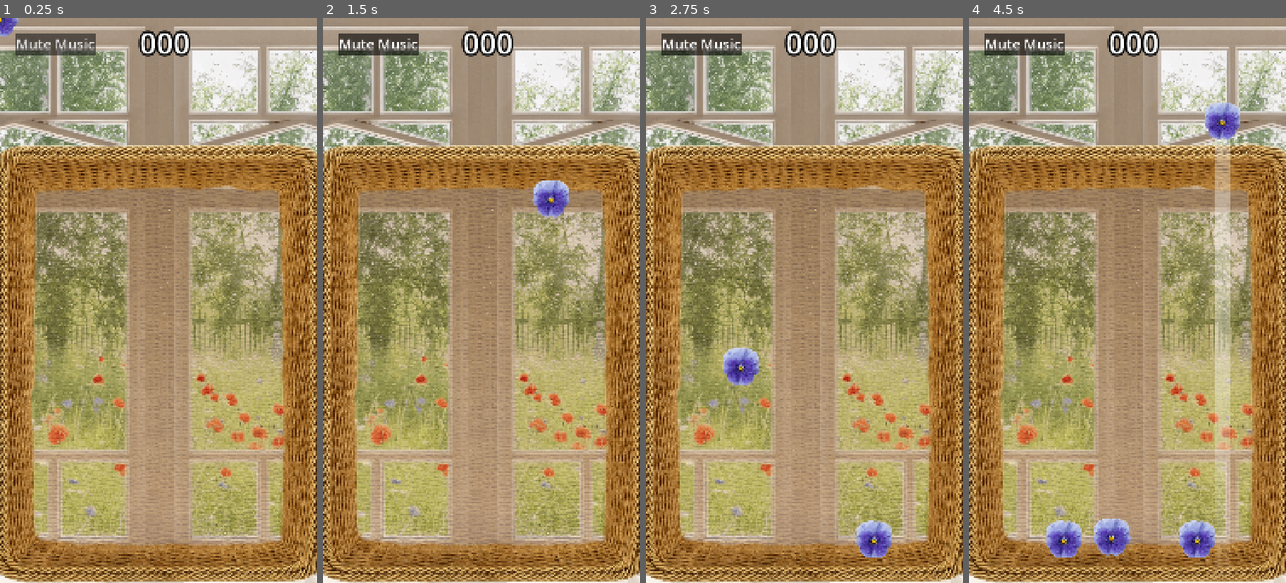
Above: before the commit, frames 1-4 (left to right).
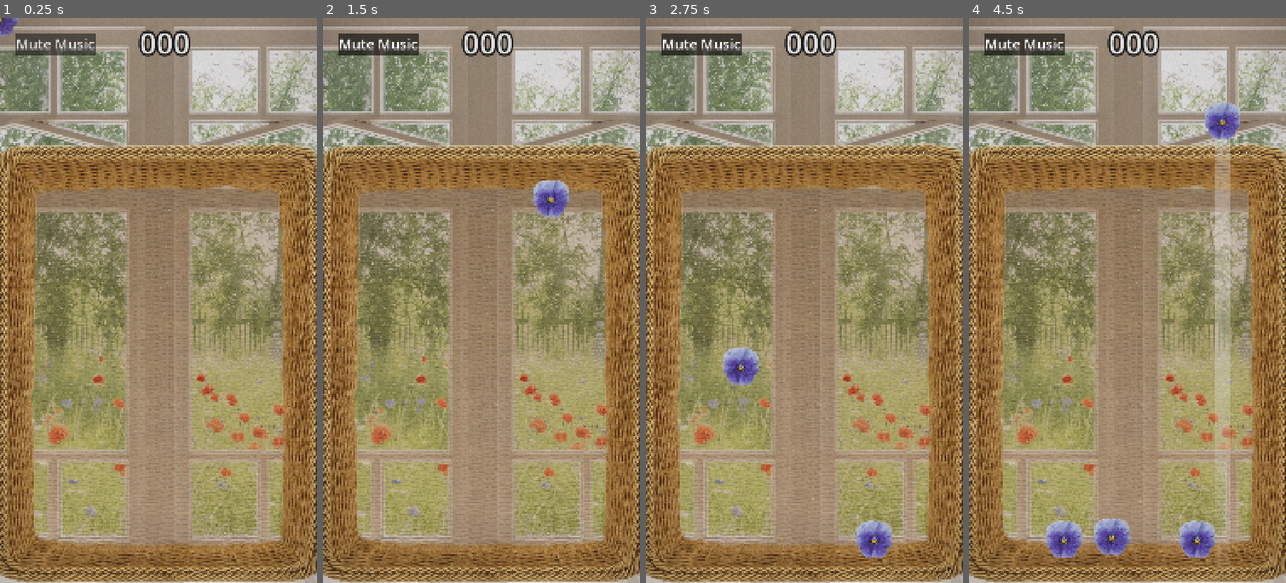
Above: after the commit, the same moments.

Repository: justkuzan/SuikaGame
Game: Godot game, scene res://Core/Level/Level.tscn
The game is run twice, just before and just after one commit, with the same random seed, the same clock (stepped at 60 frames per second) and the same inputs.
Inputs (mouse positions are in pixels of both pictures, inside the frame that each line leads up to):
- Up to frame 1 (0.25 s): no input
- Up to frame 2 (1.5 s): tap Enter at 0.5 s; move the mouse to (551, 272) at 0.52 s; press the mouse at (551, 272) at 0.53 s; release the mouse at (551, 272) at 1.25 s; click "Mute Music" at 1.25 s
- Up to frame 3 (2.75 s): move the mouse to (741, 328) at 2.02 s; click (741, 328) at 2.1 s
- Up to frame 4 (4.5 s): move the mouse to (1159, 176) at 2.77 s; press the mouse at (1159, 176) at 2.78 s; move the mouse to (1111, 413) at 3.52 s; release the mouse at (1111, 413) at 3.53 s; click (1111, 413) at 3.6 s; move the mouse to (1222, 385) at 4.27 s; press the mouse at (1222, 385) at 4.28 s

The runs differ from the first frame. In frame 1, 8.7% of the frame differs, in the area x 0-100%, y 0-100%; in frame 2, 8.9%; in frame 3, 9.1%; in frame 4, 9.8%.

Commit message:
refactroing and added some effects bor background

Diff:
--- a/Core/Level/Level.tscn
+++ b/Core/Level/Level.tscn
@@ -6,7 +6,7 @@
 [ext_resource type="PackedScene" uid="uid://bgaevyvwgoirs" path="res://Core/Spawner/Spawner.tscn" id="4_xvumq"]
 [ext_resource type="PackedScene" uid="uid://donyt0ner6305" path="res://Core/VisualEffects/VisualEffects.tscn" id="6_522nl"]
 [ext_resource type="PackedScene" uid="uid://bkjnqum5em45w" path="res://Core/SpawnController/SpawnController.tscn" id="7_8t823"]
-[ext_resource type="PackedScene" uid="uid://b5lemwi1ji8b1" path="res://Core/MergeHandler/MergeHandler.tscn" id="7_13dte"]
+[ext_resource type="PackedScene" uid="uid://b5lemwi1ji8b1" path="res://Core/MergeController/MergeController.tscn" id="7_13dte"]
 [ext_resource type="PackedScene" uid="uid://wt22gdfc845k" path="res://UI/InGameUI.tscn" id="8_8t823"]
 [ext_resource type="PackedScene" uid="uid://cs8lsl3mrpaaa" path="res://Core/ScoreManager/ScoreManager.tscn" id="9_4pbvs"]
 
@@ -14,7 +14,6 @@
 script = ExtResource("1_5iy7f")
 
 [node name="VisualEffects" parent="." unique_id=1849028498 instance=ExtResource("6_522nl")]
-visible = false
 
 [node name="Camera2D" type="Camera2D" parent="." unique_id=1360190577]
 position = Vector2(540, 960)
--- a/Core/MergeHandler/MergeHandler.gd
+++ b/Core/MergeController/MergeController.gd
@@ -1,5 +1,5 @@
 extends Node2D
-class_name MergeHandler
+class_name MergeController
 
 const FLOWER = preload("uid://daiia8h0goc0c")
 const MERGE_EFFECTS = preload("uid://dvk3rdpl0y03s")
@@ -12,34 +12,33 @@
 	SignalBus.on_flower_collide.connect(on_flower_collide)
 
 
-func on_flower_collide(position: Vector2, data: FlowerData, flower_a: RigidBody2D, flower_b: RigidBody2D) -> void:
+func on_flower_collide(pos: Vector2, data: FlowerData, flower_a: RigidBody2D, flower_b: RigidBody2D) -> void:
 	if flower_a.is_queued_for_deletion() or flower_b.is_queued_for_deletion():
 		return
 
 	flower_a.queue_free()
 	flower_b.queue_free()
 
-	handle_merge_logic.call_deferred(position, data)
+	handle_merge_logic.call_deferred(pos, data)
 
 
-func handle_merge_logic(position: Vector2, data: FlowerData) -> void:
+func handle_merge_logic(pos: Vector2, data: FlowerData) -> void:
 	var merge_effects = MERGE_EFFECTS.instantiate() as MergeEffects
 	add_child(merge_effects)
-	merge_effects.global_position = position
+	merge_effects.global_position = pos
 
 	if data.next_level != null:
 
 		var new_flower = FLOWER.instantiate() as Flower
 		new_flower.flower_data = data.next_level
 
-		new_flower.global_position = position
+		new_flower.global_position = pos
 		flowers_container.add_child(new_flower)
 
 		AudioManager.play("merge")
 		new_flower.freeze = false
 		new_flower.linear_velocity = Vector2(0, -1000)
 		new_flower.angular_velocity = SPIN_DIRECTION.pick_random()
-		#new_flower.apply_torque_impulse(SPIN_DIRECTION.pick_random())
 
 		merge_effects.setup(data)
 
--- /dev/null
+++ b/Core/MergeController/MergeController.tscn
@@ -0,0 +1,6 @@
+[gd_scene format=3 uid="uid://b5lemwi1ji8b1"]
+
+[ext_resource type="Script" uid="uid://diddvjifuu7vn" path="res://Core/MergeController/MergeController.gd" id="1_g8qax"]
+
+[node name="MergeController" type="Node2D" unique_id=731583569]
+script = ExtResource("1_g8qax")
--- a/Core/MergeHandler/MergeHandler.tscn
+++ /dev/null
@@ -1,6 +0,0 @@
-[gd_scene format=3 uid="uid://b5lemwi1ji8b1"]
-
-[ext_resource type="Script" uid="uid://diddvjifuu7vn" path="res://Core/MergeHandler/MergeHandler.gd" id="1_g8qax"]
-
-[node name="MergeHandler" type="Node2D" unique_id=731583569]
-script = ExtResource("1_g8qax")
--- a/Core/ScoreManager/ScoreManager.gd
+++ b/Core/ScoreManager/ScoreManager.gd
@@ -11,7 +11,7 @@
 	SignalBus.on_flower_collide.connect(on_flower_collide)
 
 
-func on_flower_collide(position: Vector2, data: FlowerData, flower_a: RigidBody2D, flower_b: RigidBody2D) -> void:
+func on_flower_collide(_position: Vector2, _data: FlowerData, _flower_a: RigidBody2D, _flower_b: RigidBody2D) -> void:
 	total_score += 1
 	score_label.text = "%03d" % total_score
 	score_animation()
--- a/Core/SpawnController/SpawnController.gd
+++ b/Core/SpawnController/SpawnController.gd
@@ -19,11 +19,11 @@
 func set_new_flower_in_spawner():
 	#var spawn_selection = flower_pool[9]
 
-	var spawn_selection = spawn_selection()
+	var spawn_selection = spawn_selection_flower()
 	spawner.apply_flower_data(spawn_selection)
 
 
-func spawn_selection() -> FlowerData:
+func spawn_selection_flower() -> FlowerData:
 	total_drops += 1
 	var label_total_drops = total_drops - 1
 	label.text = "%03d" % label_total_drops
@@ -39,21 +39,19 @@
 	else:
 		return spawn_drop_rate_calculation()
 
-	return null
-
 
 func spawn_drop_rate_calculation() -> FlowerData:
 	var total_rate: float = 0.0
 
-	for i in flower_pool:
-		total_rate += i.drop_rate
+	for flower in flower_pool:
+		total_rate += flower.drop_rate
 
 	var roll: float = randf_range(0.0, total_rate)
 
-	for i in flower_pool:
-		roll -= i.drop_rate
+	for flower in flower_pool:
+		roll -= flower.drop_rate
 
 		if roll <= 0:
-			return i
+			return flower
 
-	return null
+	return flower_pool[0]
--- a/Core/Spawner/Spawner.gd
+++ b/Core/Spawner/Spawner.gd
@@ -64,9 +64,11 @@
 func spawn_flower() -> void:
 	if !flower:
 		var new_flower = FLOWER.instantiate() as Flower
+
 		new_flower.flower_data = next_flower_data
 		new_flower.position = Vector2.ZERO
 		new_flower.set_collision_mask_value(1, false)
+
 		add_child(new_flower)
 		flower = new_flower
 
--- a/Core/VisualEffects/VisualEffects.tscn
+++ b/Core/VisualEffects/VisualEffects.tscn
@@ -1,18 +1,44 @@
 [gd_scene format=3 uid="uid://donyt0ner6305"]
 
+[ext_resource type="Texture2D" uid="uid://ben0qmwure1bo" path="res://Assets/Sprites/Backgrounds/enhanced_window.png" id="1_ndacq"]
+[ext_resource type="Texture2D" uid="uid://cyk77wl2lencl" path="res://Assets/Sprites/GeneralEffects/Noise.png" id="2_ss586"]
+
 [sub_resource type="Gradient" id="Gradient_ltjle"]
-offsets = PackedFloat32Array(0.5904059, 1)
-colors = PackedColorArray(0, 0, 0, 0, 0, 0, 0, 0.1)
+offsets = PackedFloat32Array(0.7929515, 1)
+colors = PackedColorArray(0.12315822, 0.06100855, 0, 0, 0.125, 0.057724483, 0, 1)
 
 [sub_resource type="GradientTexture2D" id="GradientTexture2D_ndacq"]
 gradient = SubResource("Gradient_ltjle")
 fill = 1
 fill_from = Vector2(0.5, 0.5)
-fill_to = Vector2(0.5, 0)
 
-[node name="VisualEffects" type="Node2D" unique_id=576478715]
+[sub_resource type="CanvasItemMaterial" id="CanvasItemMaterial_ss586"]
+blend_mode = 1
+
+[sub_resource type="Gradient" id="Gradient_0p565"]
+colors = PackedColorArray(1, 0.9255881, 0.6326547, 0.22200002, 1, 1, 1, 0)
+
+[sub_resource type="GradientTexture2D" id="GradientTexture2D_yu3bc"]
+gradient = SubResource("Gradient_0p565")
+fill = 1
+fill_from = Vector2(0.5, 0.5)
+fill_to = Vector2(0.6666667, 0.4017094)
+
+[sub_resource type="Gradient" id="Gradient_ndacq"]
+offsets = PackedFloat32Array(0, 0.19730942, 0.7040359, 1)
+colors = PackedColorArray(1, 1, 1, 0, 1, 1, 1, 1, 1, 1, 1, 1, 1, 1, 1, 0)
+
+[node name="CanvasLayer" type="CanvasLayer" unique_id=200281979]
+
+[node name="Background" type="Sprite2D" parent="." unique_id=1059084224]
+visible = false
+position = Vector2(540, 1043)
+scale = Vector2(1.995, 1.995)
+texture = ExtResource("1_ndacq")
+offset = Vector2(0.025, 0)
 
 [node name="Gradient" type="TextureRect" parent="." unique_id=1340849953]
+modulate = Color(1, 1, 1, 0.17500001)
 z_index = 100
 anchors_preset = 15
 anchor_right = 1.0
@@ -21,3 +47,32 @@
 grow_vertical = 2
 mouse_filter = 2
 texture = SubResource("GradientTexture2D_ndacq")
+
+[node name="CPUParticles2D" type="CPUParticles2D" parent="." unique_id=111763049]
+material = SubResource("CanvasItemMaterial_ss586")
+position = Vector2(550, 1060)
+amount = 200
+texture = SubResource("GradientTexture2D_yu3bc")
+lifetime = 20.0
+emission_shape = 3
+emission_rect_extents = Vector2(1920, 1080)
+direction = Vector2(0, 0)
+gravity = Vector2(0, 0)
+initial_velocity_min = 5.0
+initial_velocity_max = 10.0
+scale_amount_min = 0.4
+color_ramp = SubResource("Gradient_ndacq")
+
+[node name="Grain" type="TextureRect" parent="." unique_id=2124704608]
+modulate = Color(0.7578125, 0.7329468, 0.7045288, 1)
+z_index = 100
+custom_minimum_size = Vector2(8.18, 0)
+anchors_preset = 15
+anchor_right = 1.0
+anchor_bottom = 1.0
+grow_horizontal = 2
+grow_vertical = 2
+mouse_filter = 2
+texture = ExtResource("2_ss586")
+expand_mode = 1
+stretch_mode = 1
--- a/project.godot
+++ b/project.godot
@@ -25,6 +25,7 @@
 
 [debug]
 
+gdscript/warnings/unused_signal=0
 shapes/avoidance/3d/obstacles_static_face_pushin_color=Color(0.95281494, 0, 0.5526029, 0.5)
 shapes/avoidance/2d/obstacles_static_face_pushin_color=Color(0.95281494, 0, 0.5526029, 0.5)
 
@@ -32,6 +33,7 @@
 
 window/size/viewport_width=1080
 window/size/viewport_height=1920
+window/size/mode=2
 window/size/window_width_override=400
 window/size/window_height_override=700
 window/stretch/mode="canvas_items"
@@ -51,6 +53,7 @@
 
 folder_colors={
 "res://Addons/": "gray",
+"res://Builds/": "gray",
 "res://_Builds/": "gray"
 }
 
Binary file added: Assets/Sprites/GeneralEffects/Noise.png
Not shown, added: Assets/Sprites/GeneralEffects/Noise.png.import
Renamed: Core/MergeHandler/MergeHandler.gd.uid -> Core/MergeController/MergeController.gd.uid
